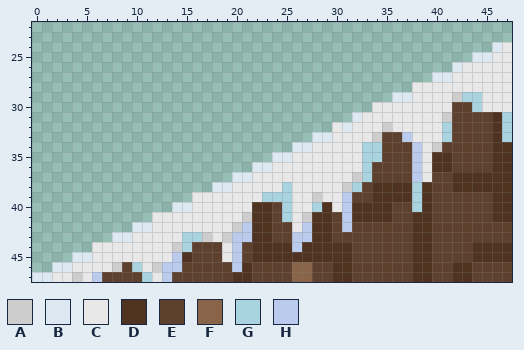
Two states of a pixel-art sprite, Resources/Images/Map/slope1.png. The picture above is the old version.
The file is 48x48 pixels. Shown: x 0..47, y 22..47.
Palette (. is transparent): A #cdcdcd  B #dce9f3  C #e8e8e8  D #4f3320  E #5d402d  F #8a6449  G #a8d3df  H #bbcbed
Pixels before, first column x 0:
24 ..............................................BC
25 ............................................BBCC
26 ..........................................BCCCCC
27 ........................................BBCCCCCC
28 ......................................CCCCCCCCCC
29 ....................................BBCCCCAGGCCC
30 ..................................CCCCCCCCEEGCCC
31 ................................BCCCCCCCCAEEEEDG
32 ..............................CBCCCACCCCCGEEEEDG
33 ............................BBCCCCAEEHCCCGEEEEDG
34 ..........................BBCCCCCGGEEEHCAEEEEEDD
35 ........................BBCCCCCCCGGEEEHCDDEEEEDD
36 ......................BBCCCCCCCCCGEEEEHCDDEEEEDD
37 ....................BBCCCCCCCCCCAGEEEEHCEEDDDDDD
38 ..................BBCCCCCGCCCCCAGEDDDDGDEEDDDDDD
39 ................CCCCCCCGGGCCACCHEEDDDDGDEEEEEEDD
40 ..............BBCCCCCCDDEGCCGDCHDDDDEEGDEEEEEEDD
41 ............CCCCCCCCCADDEGCADDEHDDDDEEDDEEEEEEDD
42 ..........BBCCCCCCCCAHDDEECHDDEHEEEEEEDDEEEEEEEE
43 ........BBCCCCCGGACAHHDDEEHHDDEEEEEEEEDDEEEEEEEE
44 ......CCCCCCCCAGEEECHEDDDDHDDDDDEEEEEEDDEEEEDDDD
45 ....BBCCCCCCCCHDEEECHEDDDDDDDDDDEEEEEEDDEEEEDDDD
46 ..BBCCCCAEGCAHHEEEEEHDEEEEFFEEDDEEEEEEDDEEDDEEEE
47 BBCCACHEEEEGCHEEEEEEDDEEEEFFEEDDEEEEEEDDEEDDEEEE
Once edited:
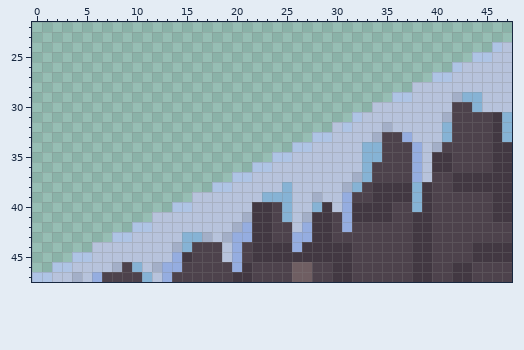
Diff:
Colour A changes from #cdcdcd to #a3afc8.
Colour B changes from #dce9f3 to #aec4e5.
Colour C changes from #e8e8e8 to #b7c3dc.
Colour D changes from #4f3320 to #423842.
Colour E changes from #5d402d to #4d424c.
Colour F changes from #8a6449 to #6f5e62.
Colour G changes from #a8d3df to #86b3d5.
Colour H changes from #bbcbed to #95ade0.
Pixel boxes of the changes (left, top, right, bottom) in both pictures:
changed: (32, 42, 512, 282)
